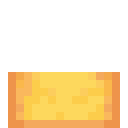
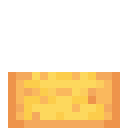
The second 128×128 image is a revision of the first. Changes to its layers:
renamed "Слой 1" to "cake_side", painted on it over [16, 72, 112, 120]
renamed "Слой 0 копия" to "Слой 1", hid it, painted on it over [16, 72, 112, 120]
showed "Слой 0", painted on it over [16, 72, 112, 120]
